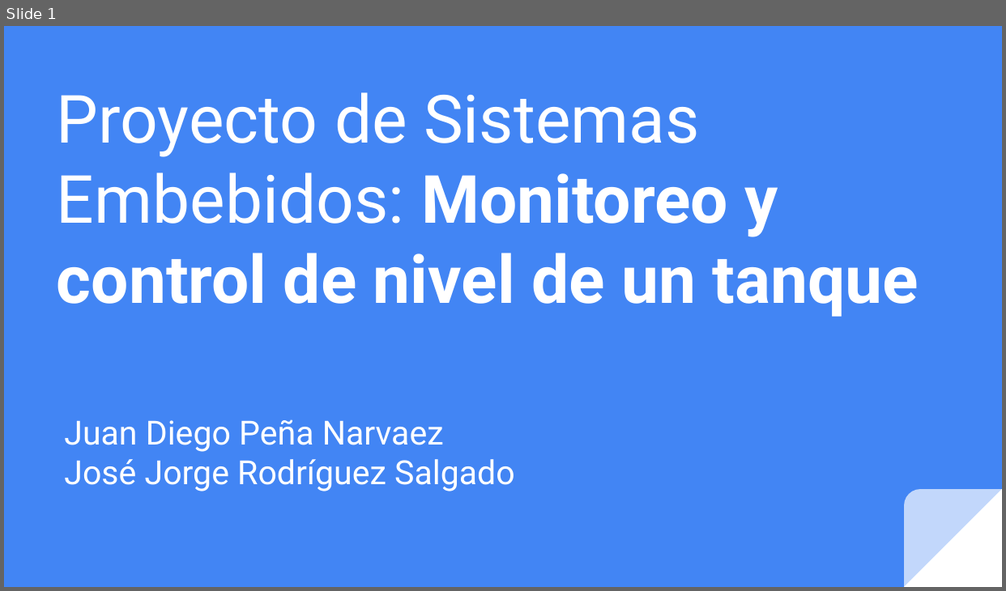
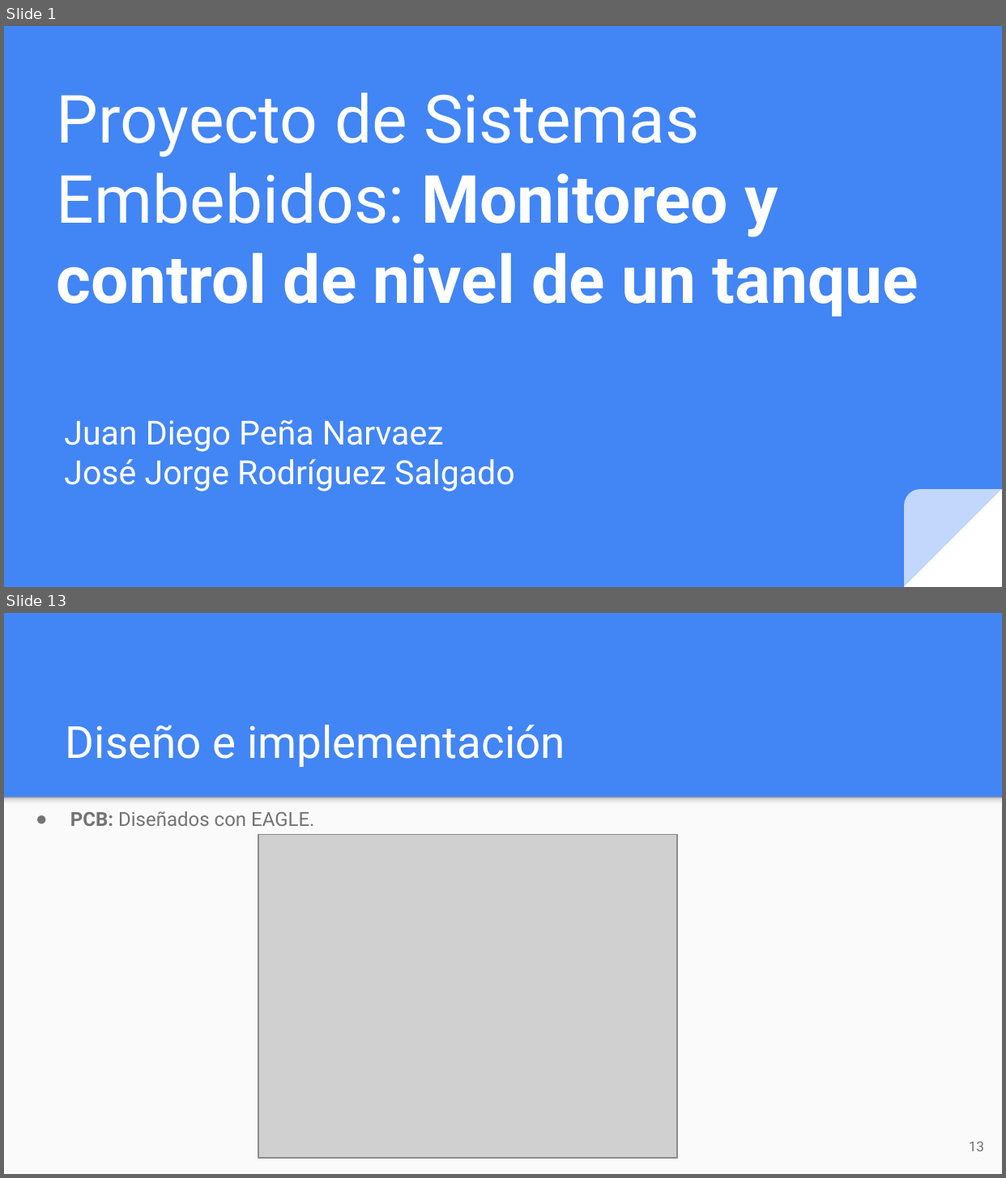
Before and after one commit to juandpenan/SistemasEmbebidos, a slide deck: Presentacion.pptx. Shown one above the other, each under a label of ours: slide 1 before the commit, slides 1 and 13 after it; the slides between them are not shown. The pictures are 1006x591 and 1006x1178 pixels, drawn with LibreOffice and Linux fonts; fonts in the diff are those of the drawing; grey boxes stand for pictures. Boxes give left, top, right and bottom in pixels: in the first picture for what was removed or moved away, otherwise in the second. Text is boxed around its words. In the diff, an @@ line names an element or a change of style, - is before the commit and + after.

```diff
--- a/Presentacion.pptx
+++ b/Presentacion.pptx
@@ slide 13 added at <box>4,613,1002,1174</box>, background #4285F4 @@
@@ title added at <box>66,725,565,767</box>, 32 pt, text #FFFFFF @@
+Diseño e implementación
@@ rectangle added at <box>4,797,1002,1174</box>, fill #FAFAFA @@
@@ rectangle added at <box>4,797,1002,808</box>, fill gradient #F9F9F9 to #DEDEDE to #999999 @@
@@ text added at <box>70,811,314,826</box>, 14 pt, text #737373 @@
+● PCB: Diseñados con EAGLE.
@@ picture added at <box>258,835,678,1159</box> @@
@@ page number added at <box>969,1142,984,1152</box>, 10 pt, text #737373 @@
+13
```
Also in this commit, not shown: 19 slides changed, 5 other slides added, 1 slide removed, 2 other files.
